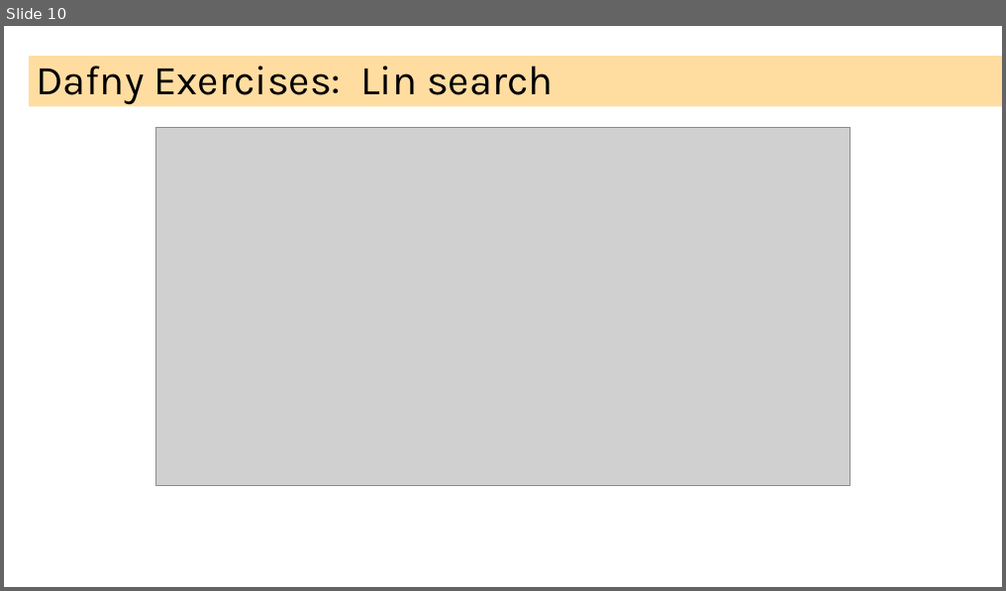
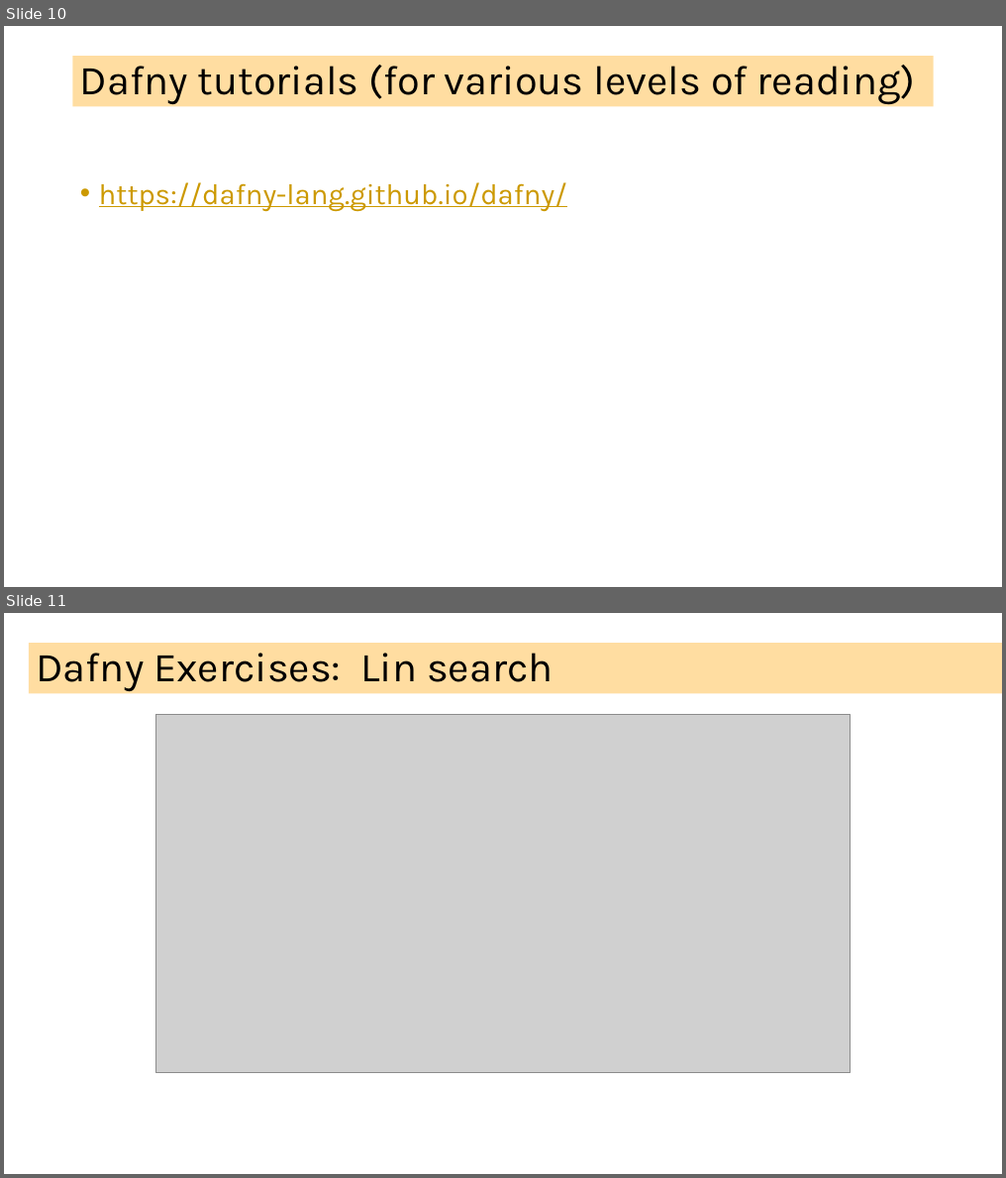
Before and after one commit to ganeshutah/cs6110s22, a slide deck: Lec17/Lec17.pptx. Shown one above the other, each under a label of ours: slide 10 before the commit, slides 10 and 11 after it. The pictures are 1006x591 and 1006x1178 pixels, drawn with LibreOffice and Linux fonts; fonts in the diff are those of the drawing; grey boxes stand for pictures. Boxes give left, top, right and bottom in pixels: in the first picture for what was removed or moved away, otherwise in the second. Text is boxed around its words. In the diff, an @@ line names an element or a change of style, - is before the commit and + after.

Commit message:
dafny

```diff
--- a/Lec17/Lec17.pptx
+++ b/Lec17/Lec17.pptx
@@ slide 10 added at [4, 26, 1002, 587], background #FFFFFF @@
@@ title added at [73, 56, 934, 107], fill #FFBD47 at 51% opacity, 39.6 pt, text #000000 @@
+Dafny tutorials (for various levels of reading)
@@ text added at [99, 182, 567, 211], 28 pt, text #CC9900, underline @@
+• https://dafny-lang.github.io/dafny/
@@ what was slide 10 is now slide 11 @@
```
Also in this commit, not shown: 1 slide changed, 6 other slides added, 3 other files.
